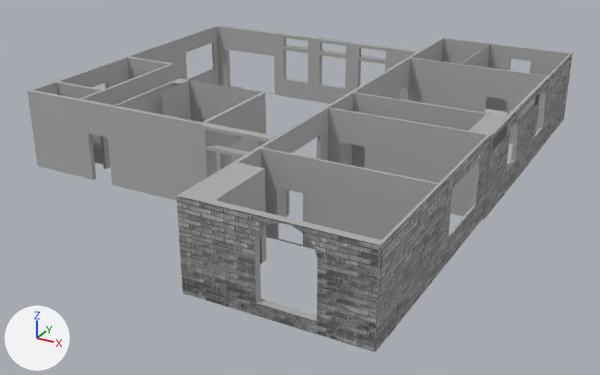
Two versions of the Blender file Game 2/Assets/Blender Imports/FirstFloorWalls(Rooms Separated).blend, one commit apart.
One viewpoint serves both versions: a camera (50 mm lens) standing at (45.2, -60.7, 25.2) and looking at (15.3, -6.4, -1.9). Lighting does not change. The marker at lower left points along +X, +Y and +Z. The older version comes first.

Before the edit, the objects in view are built like this:
```python
me_plane_001 = bpy.data.meshes.new('Plane.001')
me_plane_001.from_pydata(...)  # 184 vertices, 107 faces; spans x 2.49..14.79, y -2.89..3.39, z 11.87..20.56
me_plane_001.materials.append(mat_material_020)  # grey #aeaeae
me_plane_002 = bpy.data.meshes.new('Plane.002')
me_plane_002.from_pydata(...)  # 96 vertices, 28 faces, 2 loose edges; spans x 2.75..14.79, y -2.89..3.39, z 2.4..11.96
me_plane_002.materials.append(mat_material_020)  # grey #aeaeae
me_plane_024 = bpy.data.meshes.new('Plane.024')
me_plane_024.from_pydata(...)  # 136 vertices, 52 faces, 14 loose edges; spans x -19.5..1.5, y -8.4..3.5, z -16.1..10.3
me_plane_024.materials.append(mat_material_020)  # grey #aeaeae
ob_guest_bedroom = bpy.data.objects.new('Guest Bedroom', me_plane_002)
ob_guest_bedroom.location = (16.4, -6.52, 2.87)
ob_guest_bedroom.rotation_euler = (1.571, 0.0, 0.0)  # degrees (90, 0, 0)
ob_irrelevant_areas = bpy.data.objects.new('Irrelevant Areas', me_plane_024)
ob_irrelevant_areas.location = (16.4, -6.52, 2.87)
ob_irrelevant_areas.rotation_euler = (1.571, 0.0, 0.0)  # degrees (90, 0, 0)
ob_library = bpy.data.objects.new('Library', me_plane_001)
ob_library.location = (16.4, -6.52, 2.87)
ob_library.rotation_euler = (1.571, 0.0, 0.0)  # degrees (90, 0, 0)
# also in view: 'Main Area Walls' at (8.1, -3.5, 0.4); 'Outside Walls East (Shadows)' at (25.1, -5.9, 3.1); 'Library (Exterior Walls)' at (25.0, -27.0, 3.1); 'Guest Bathroom' at (25.1, -6.9, 3.1); 'Master Bathroom' at (27.2, 11.1, 3.1)
```
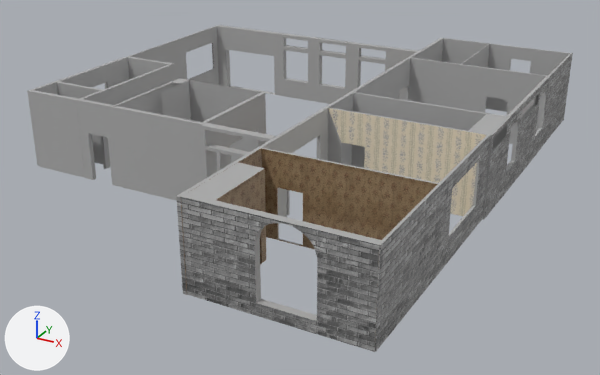
Pixel boxes (x1, y1, x2, y2) of what changed, in the pictures (600 x 375 px):
part 1 of me_plane_001, recoloured (grey to brown): (184, 149, 437, 289) in both
part 2 of me_plane_002, recoloured: (328, 108, 487, 216) in both

What the commit changed:
Picture 'Wallpaper (floral).png' (img_wallpaper__floral__png) is new.
Picture 'Wallpaper.png' (img_wallpaper_png) is new.
Material 'Material' (mat_material) is new.
Its texture is img_wallpaper__floral__png.
Material 'Material.003' (mat_material_003) is new.
Its texture is img_wallpaper_png.
me_plane_001 has 184 vertices, 107 faces and spans x 2.49..14.79, y -2.89..3.39, z 11.87..20.56.
me_plane_001 is used by ob_library; location (16.4, -6.52, 2.87); rotation (1.571, 0.0, 0.0), in degrees (90, 0, 0).
me_plane_001 part 1: 62 of the faces centred in x 2.63..9.41, y -2.88..2.85, z 11.92..20.25 switch from mat_material_020 (grey #aeaeae) to mat_material_003 (picture img_wallpaper_png).
me_plane_002 has 96 vertices, 28 faces, 2 loose edges and spans x 2.75..14.79, y -2.89..3.39, z 2.4..11.96.
me_plane_002 is used by ob_guest_bedroom; location (16.4, -6.52, 2.87); rotation (1.571, 0.0, 0.0), in degrees (90, 0, 0).
me_plane_002 part 2: all 10 faces centred in x 5.8..14.61, y -1.93..2.86, z 2.59..11.78 switch from mat_material_020 (grey #aeaeae) to mat_material (picture img_wallpaper__floral__png).
